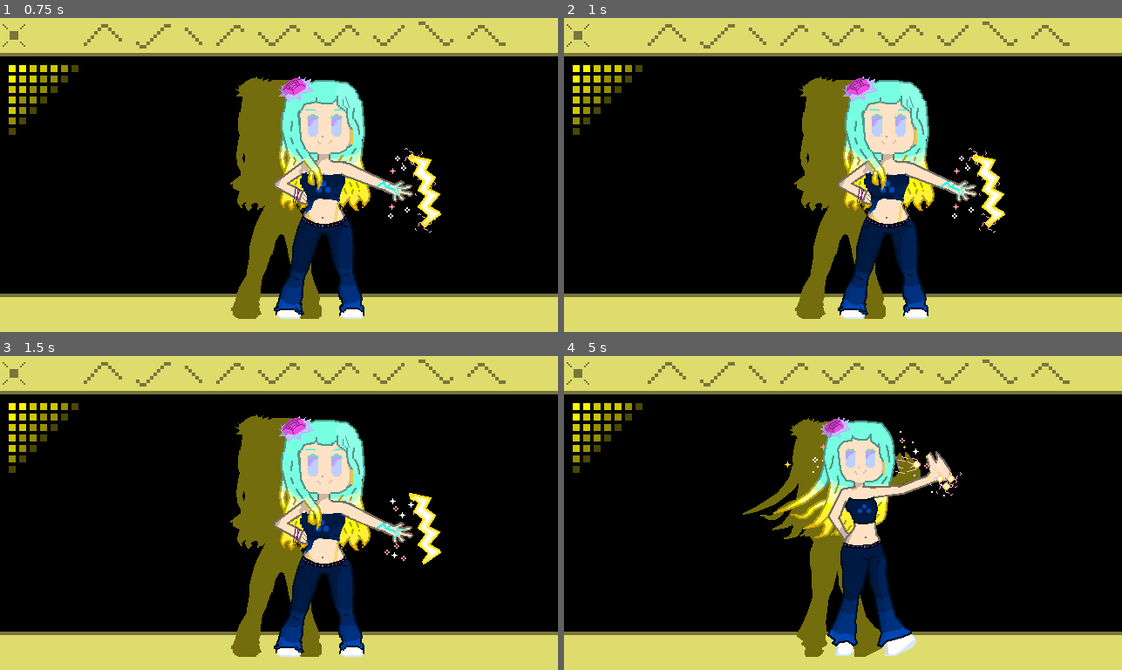
Above: before the commit, frames 1-4 (two rows, left to right).
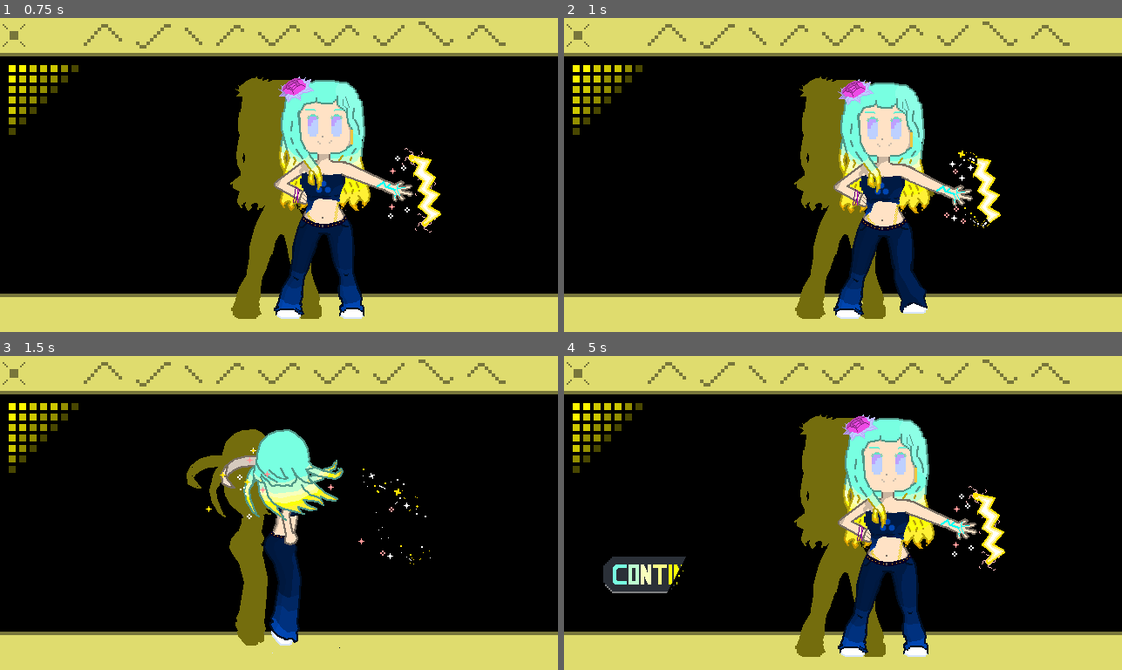
Above: after the commit, the same moments.

Repository: ifoudil/Chromatic-Requiem
Game: Godot game, scene res://Scenes/drip.tscn
Two runs of this game, one before a commit and one after it. Both use one fixed random seed, a clock stepped at 60 frames per second and the inputs below. This scene is started directly instead of the project's main scene.
Inputs (mouse positions are in pixels of both pictures, inside the frame that each line leads up to):
- Up to frame 1 (0.75 s): tap Enter (ui_accept) at 0.5 s; move the mouse to (401, 159) at 0.52 s; hold Right (move_right) from 0.53 s (still down); tap Z (atk) at 0.6 s
- Up to frame 2 (1 s): keep holding Right (move_right); tap Space (jump) at 0.77 s
- Up to frame 3 (1.5 s): keep holding Right (move_right); move the mouse to (167, 528) at 1.27 s; tap N (switch_idle) at 1.35 s
- Up to frame 4 (5 s): tap Space (jump) at 1.52, 3.02, 3.77, 4.52 s; move the mouse to (898, 443) at 2.02 s; release Right (move_right) at 2.03 s; hold Left (move_left) 2.03-2.78 s; tap Z (atk) at 2.1, 3.6 s; tap Enter (ui_accept) at 2.75, 3.5 s; move the mouse to (815, 575) at 2.77 s; hold Right (move_right) 2.78-4.28 s; tap N (switch_idle) at 2.85, 4.35 s; move the mouse to (1010, 560) at 3.52 s; move the mouse to (675, 465) at 4.27 s; hold Left (move_left) from 4.28 s (still down)

Frame 1 is identical in both runs. In frame 2, 6.8% of the frame differs, in the area x 48-80%, y 18-96%; in frame 3, 15%; in frame 4, 16%, in the area x 7-80%, y 18-96%.

Commit message:
fixing issues and add animation menu

Diff:
--- a/Scenes/drip.tscn
+++ b/Scenes/drip.tscn
@@ -75,7 +75,7 @@
 }],
 "loop": true,
 "name": &"default2",
-"speed": 1.0
+"speed": 1.5
 }, {
 "frames": [{
 "duration": 1.0,
@@ -147,7 +147,7 @@
 }],
 "loop": true,
 "name": &"flash2",
-"speed": 1.0
+"speed": 1.5
 }]
 
 [node name="Node2D" type="Node2D"]
@@ -158,8 +158,8 @@
 position = Vector2(320, 180)
 scale = Vector2(1, 1)
 sprite_frames = SubResource("SpriteFrames_j8oo4")
-animation = &"flash"
-frame_progress = 0.469316
+animation = &"default2"
+frame_progress = 0.400359
 
 [node name="continuer" type="Button" parent="."]
 modulate = Color(1, 1, 1, 0)
--- a/Scenes/intro.tscn
+++ b/Scenes/intro.tscn
@@ -220,7 +220,7 @@
 scale = Vector2(1.00156, 1)
 sprite_frames = SubResource("SpriteFrames_b226h")
 animation = &"black"
-frame_progress = 0.310045
+frame_progress = 0.47797
 
 [node name="AudioStreamPlayer2D2" type="AudioStreamPlayer2D" parent="."]
 position = Vector2(641.501, 360)
--- a/Scenes/menu_2.tscn
+++ b/Scenes/menu_2.tscn
@@ -1,8 +1,18 @@
-[gd_scene load_steps=5 format=3 uid="uid://b4vwelxgqjxuj"]
+[gd_scene load_steps=15 format=3 uid="uid://b4vwelxgqjxuj"]
 
 [ext_resource type="Script" uid="uid://d22c4qrkj8mus" path="res://Scripts/menu_2.gd" id="1_tswe5"]
 [ext_resource type="Texture2D" uid="uid://bnj5eul128if0" path="res://Assets/menuu.png" id="2_fowjw"]
+[ext_resource type="Texture2D" uid="uid://b64ad0wbwm08f" path="res://Assets/lvl1map.png" id="3_ipgxo"]
 [ext_resource type="Texture2D" uid="uid://c3dyrc30c0ihv" path="res://Assets/map2.png" id="3_tmtf3"]
+[ext_resource type="Texture2D" uid="uid://bugontytkt6rb" path="res://Assets/lvl1map2.png" id="4_i317a"]
+[ext_resource type="Texture2D" uid="uid://du02hc7x0df0h" path="res://Assets/clicklvl1.png" id="5_ituvx"]
+[ext_resource type="Texture2D" uid="uid://ccgpnax6gmu0p" path="res://Assets/clicklvl2.png" id="6_yxofq"]
+[ext_resource type="Texture2D" uid="uid://u3q6ftaymqn4" path="res://Assets/clicklvl3.png" id="7_tj5yo"]
+[ext_resource type="Texture2D" uid="uid://d10w2gb2fmsnk" path="res://Assets/clicklvl4.png" id="8_06vqn"]
+[ext_resource type="Texture2D" uid="uid://cwb2gr25tsguo" path="res://Assets/clicklvl5.png" id="9_3l1j6"]
+[ext_resource type="Texture2D" uid="uid://8mj8udcjhdy7" path="res://Assets/clickup1.png" id="10_06vqn"]
+[ext_resource type="Texture2D" uid="uid://bhbgsijinl1p4" path="res://Assets/clickup2.png" id="11_3l1j6"]
+[ext_resource type="Texture2D" uid="uid://b1l6k0p5e0g3j" path="res://Assets/clickup3.png" id="12_6umdb"]
 
 [sub_resource type="SpriteFrames" id="SpriteFrames_tmtf3"]
 animations = [{
@@ -13,6 +23,54 @@
 "loop": true,
 "name": &"default",
 "speed": 5.0
+}, {
+"frames": [{
+"duration": 1.0,
+"texture": ExtResource("3_ipgxo")
+}, {
+"duration": 1.0,
+"texture": ExtResource("4_i317a")
+}],
+"loop": true,
+"name": &"lvl1",
+"speed": 5.0
+}, {
+"frames": [{
+"duration": 1.0,
+"texture": ExtResource("5_ituvx")
+}, {
+"duration": 1.0,
+"texture": ExtResource("6_yxofq")
+}, {
+"duration": 1.0,
+"texture": ExtResource("7_tj5yo")
+}, {
+"duration": 1.0,
+"texture": ExtResource("8_06vqn")
+}, {
+"duration": 1.0,
+"texture": ExtResource("9_3l1j6")
+}],
+"loop": true,
+"name": &"lvl1down",
+"speed": 12.0
+}, {
+"frames": [{
+"duration": 1.0,
+"texture": ExtResource("10_06vqn")
+}, {
+"duration": 1.0,
+"texture": ExtResource("10_06vqn")
+}, {
+"duration": 1.0,
+"texture": ExtResource("11_3l1j6")
+}, {
+"duration": 1.0,
+"texture": ExtResource("12_6umdb")
+}],
+"loop": true,
+"name": &"lvl1up",
+"speed": 6.0
 }, {
 "frames": [{
 "duration": 1.0,
@@ -40,7 +98,8 @@
 position = Vector2(334, 180)
 scale = Vector2(0.997656, 1.00139)
 sprite_frames = SubResource("SpriteFrames_tmtf3")
-animation = &"map"
+animation = &"lvl1up"
+frame_progress = 0.126801
 
 [node name="Quitter" type="Button" parent="."]
 modulate = Color(1, 1, 1, 0)
@@ -93,5 +152,9 @@
 [connection signal="pressed" from="map" to="." method="_on_map_pressed"]
 [connection signal="pressed" from="arcade" to="." method="_on_map_pressed"]
 [connection signal="pressed" from="arcade" to="." method="_on_arcade_pressed"]
+[connection signal="button_down" from="lvl1" to="." method="_on_lvl_1_button_down"]
+[connection signal="button_up" from="lvl1" to="." method="_on_lvl_1_button_up"]
+[connection signal="mouse_entered" from="lvl1" to="." method="_on_lvl_1_mouse_entered"]
+[connection signal="mouse_exited" from="lvl1" to="." method="_on_lvl_1_mouse_exited"]
 [connection signal="pressed" from="lvl1" to="." method="_on_lvl_1_pressed"]
 [connection signal="pressed" from="lvl2" to="." method="_on_lvl_2_pressed"]
--- a/Scripts/drip.gd
+++ b/Scripts/drip.gd
@@ -6,7 +6,7 @@
 func _ready():
 	$continuer.visible = false
 	sprite.play("default")
-	await get_tree().create_timer(4).timeout
+	await get_tree().create_timer(1).timeout
 
 	sprite.play("drip")
 	await get_tree().create_timer(1.49).timeout
@@ -23,7 +23,7 @@
 	await get_tree().create_timer(0.6999).timeout
 	sprite.play("flash2")
 	$continuer.visible = true
-	await get_tree().create_timer(2.99).timeout
+	await get_tree().create_timer(1.99).timeout
 	sprite.play("default2")
 
 func _on_continuer_pressed() -> void:
--- a/Scripts/menu_2.gd
+++ b/Scripts/menu_2.gd
@@ -1,4 +1,6 @@
 extends CanvasLayer
+
+var is_animating = false
 
 func _ready():
 	$AnimatedSprite2D.play("default")
@@ -24,18 +26,37 @@
 	$lvl1.disabled = false
 	$lvl2.disabled = false
 
+func _on_lvl_1_pressed() -> void:
+	is_animating = true
 
-func _on_lvl_1_pressed() -> void:
+	$AnimatedSprite2D.play("lvl1down")
+	await get_tree().create_timer(0.39).timeout
+	$AnimatedSprite2D.play("lvl1up")
+	await get_tree().create_timer(0.59).timeout
 	self.visible = false
 	get_tree().paused = false
 	get_tree().change_scene_to_file("res://Scenes/lvl1.tscn")
 
+func _on_lvl_1_mouse_entered() -> void:
+	if is_animating:
+		return
+
+	await get_tree().create_timer(0.1).timeout
+	if not is_animating:
+		$AnimatedSprite2D.play("lvl1")
+
+func _on_lvl_1_mouse_exited() -> void:
+	if is_animating:
+		return
+
+	await get_tree().create_timer(0.1).timeout
+	if not is_animating:
+		$AnimatedSprite2D.play("map")
 
 func _on_lvl_2_pressed() -> void:
 	self.visible = false
 	get_tree().paused = false
 	get_tree().change_scene_to_file("res://Scenes/lvl2.tscn")
 
-
 func _on_arcade_pressed() -> void:
 	pass
Binary file added: Assets/clicklvl1.png
Binary file added: Assets/clicklvl2.png
Binary file added: Assets/clicklvl3.png
Binary file added: Assets/clicklvl4.png
Binary file added: Assets/clicklvl5.png
Binary file added: Assets/clickup.png
Binary file added: Assets/clickup1.png
Binary file added: Assets/clickup2.png
Binary file added: Assets/clickup3.png
Binary file added: Assets/clicllvl5.png
Binary file added: Assets/lvl1map.png
Binary file added: Assets/lvl1map2.png
